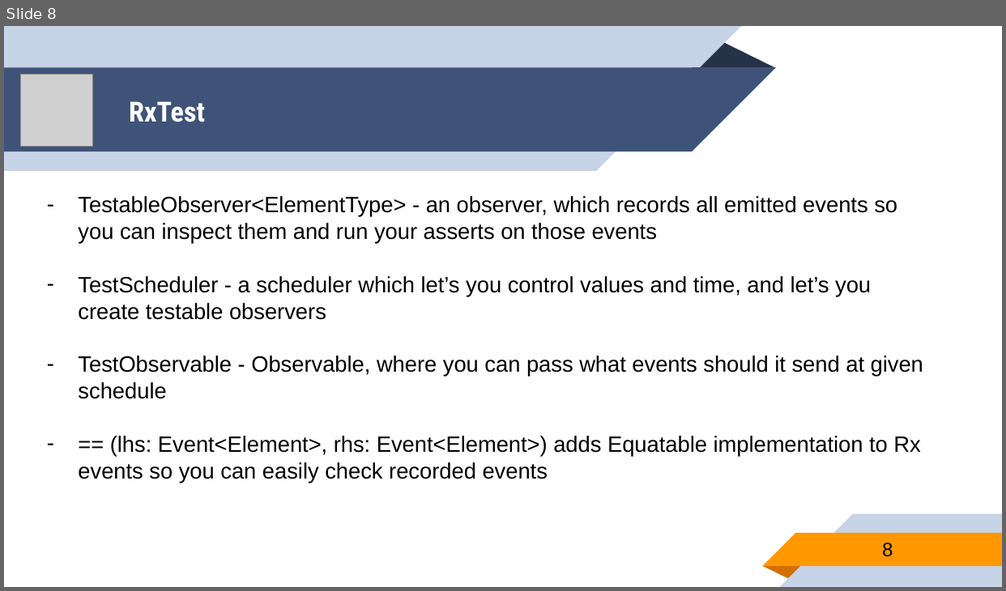
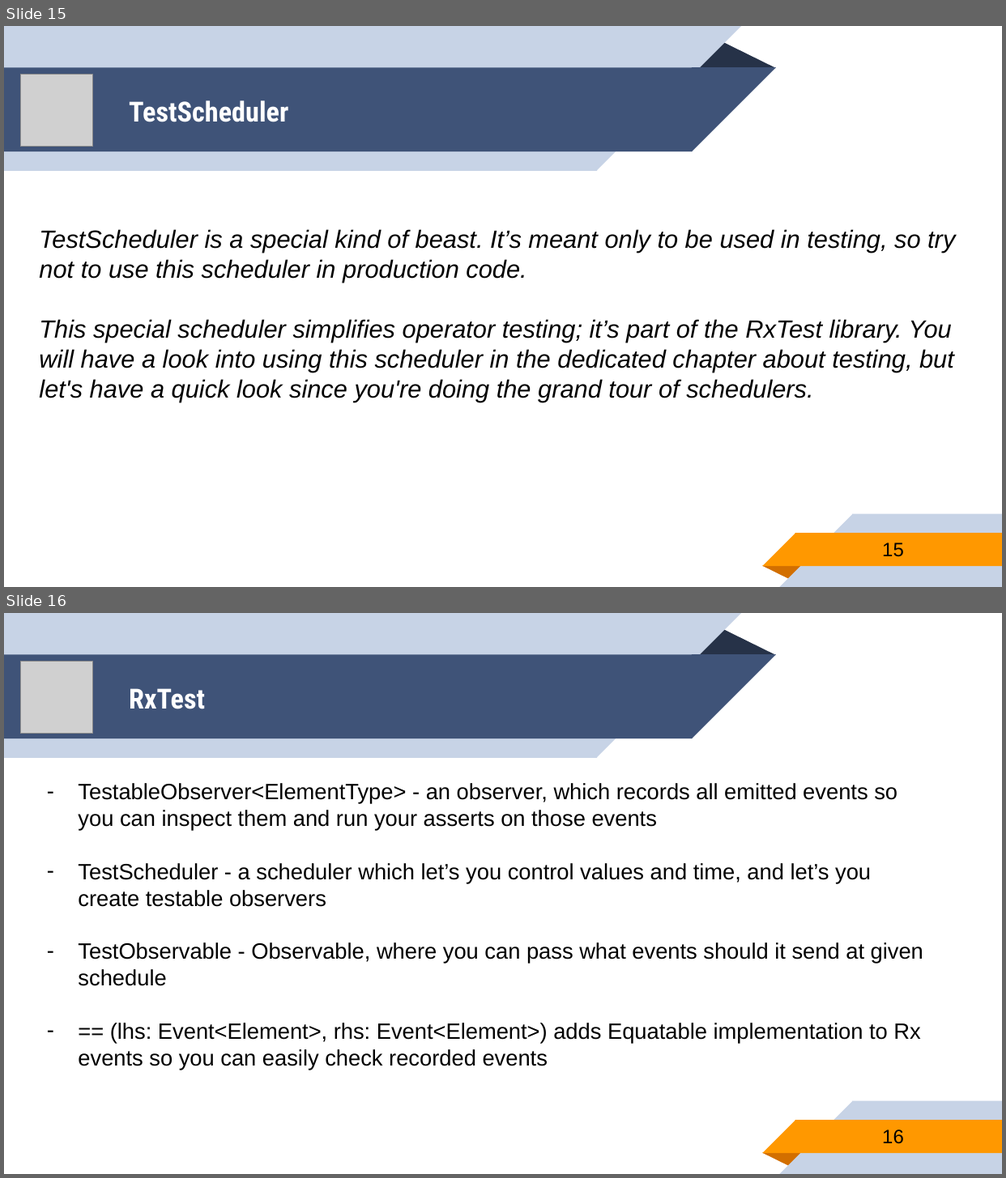
Before and after one commit to younghwankim/RxSwiftClass, a slide deck: AdvancedRxSwift/day5/AdvancedRxSwift5.pptx. Shown one above the other, each under a label of ours: slide 8 before the commit, slides 15 and 16 after it. The pictures are 1006x591 and 1006x1178 pixels, drawn with LibreOffice and Linux fonts; fonts in the diff are those of the drawing; grey boxes stand for pictures. Boxes give left, top, right and bottom in pixels: in the first picture for what was removed or moved away, otherwise in the second. Text is boxed around its words. In the diff, an @@ line names an element or a change of style, - is before the commit and + after.

```diff
--- a/AdvancedRxSwift/day5/AdvancedRxSwift5.pptx
+++ b/AdvancedRxSwift/day5/AdvancedRxSwift5.pptx
@@ slide 15 added at <box>4,26,1002,587</box>, background #FFFFFF; not listed: 10 template elements that a slide beside it also shows @@
@@ picture added at <box>21,74,94,147</box> @@
@@ title added at <box>129,101,288,122</box>, 20 pt, text #FFFFFF, bold @@
+TestScheduler
@@ text added at <box>39,229,955,403</box>, 18 pt, text #000000, italic @@
+TestScheduler is a special kind of beast. It’s meant only to be used in testing, so try not to use this scheduler in production code.
+This special scheduler simplifies operator testing; it’s part of the RxTest library. You will have a look into using this scheduler in the dedicated chapter about testing, but let's have a quick look since you're doing the grand tour of schedulers.
@@ page number added at <box>882,543,904,557</box>, 14 pt, text #000000 @@
+15
@@ what was slide 8 is now slide 16 @@
@@ page number at <box>882,1130,904,1144</box>: text changed @@
-8
+16
```
Also in this commit, not shown: 7 other slides added, 1 other file.
